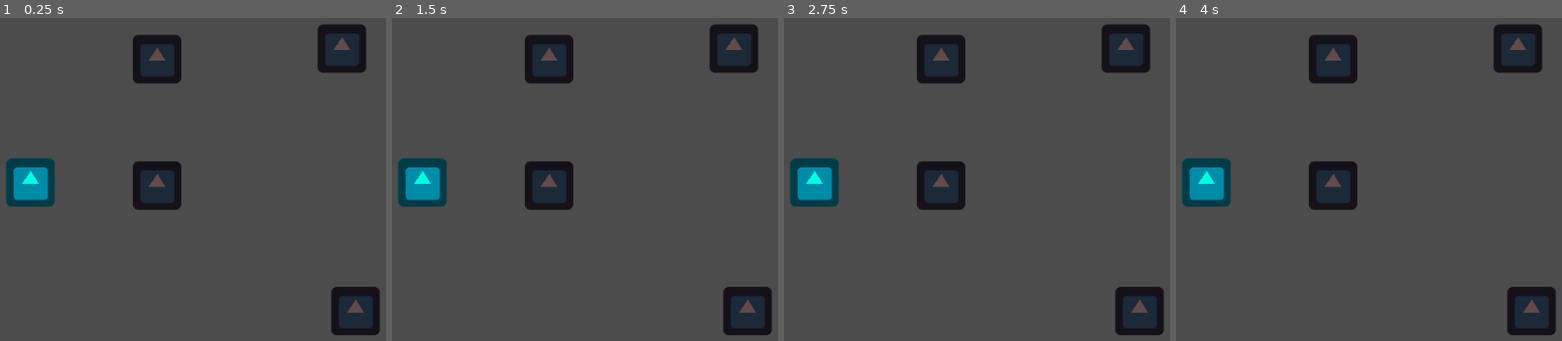
Above: before the commit, frames 1-4 (left to right).
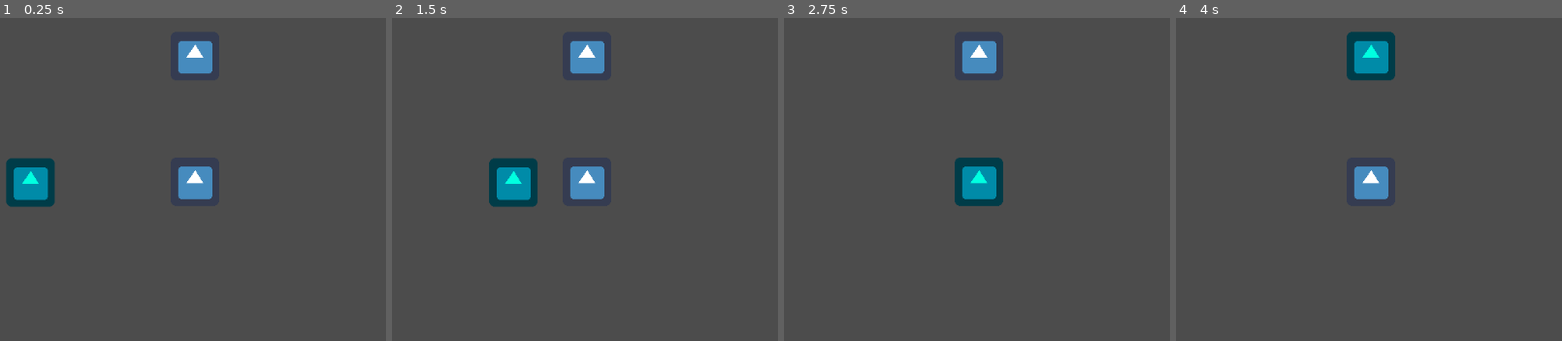
Above: after the commit, the same moments.

Repository: Triggered41/GoGodotJam
Game: Godot game, scene res://Node2D.tscn
Same seed, same stepped clock (60 frames per second), same inputs: the game is played once before the commit and once after it. The engine's default icon, where the game draws it, is replaced by a stand-in: a white triangle on a blue panel in a dark square.
Inputs:
- Up to frame 1 (0.25 s): no input
- Up to frame 2 (1.5 s): tap Enter at 0.5 s; hold Right (ui_right) 0.53-1.28 s; tap Space at 1.25 s; hold Down (ui_down) from 1.28 s (still down)
- Up to frame 3 (2.75 s): tap Enter at 2 s; release Down (ui_down) at 2.03 s; hold Right (ui_right) from 2.03 s (still down)
- Up to frame 4 (4 s): tap Space at 2.75 s; release Right (ui_right) at 2.78 s; hold Up (ui_up) 2.78-3.53 s; tap Enter at 3.5 s; hold Left (ui_left) from 3.53 s (still down)

The runs differ from the first frame. In frame 1, 8.8% of the frame differs, in the area x 34-99%, y 1-99%; in frame 2, 12%, in the area x 1-99%, y 1-99%; in frame 3, 11%; in frame 4, 11%.

Commit message:
Fixed Bugs, Player Can move if any junction nearby

Diff:
--- a/Node2D.tscn
+++ b/Node2D.tscn
@@ -7,18 +7,8 @@
 
 [node name="Player" parent="." instance=ExtResource( 1 )]
 
-[node name="WireNode" parent="." instance=ExtResource( 3 )]
-modulate = Color( 0.392157, 0.294118, 0.294118, 1 )
-position = Vector2( 508, 265 )
+[node name="RigidBody2D" parent="." instance=ExtResource( 3 )]
+position = Vector2( 558, 260 )
 
-[node name="WireNode2" parent="." instance=ExtResource( 3 )]
-modulate = Color( 0.392157, 0.294118, 0.294118, 1 )
-position = Vector2( 508, 98 )
-
-[node name="WireNode3" parent="." instance=ExtResource( 3 )]
-modulate = Color( 0.392157, 0.294118, 0.294118, 1 )
-position = Vector2( 752, 84 )
-
-[node name="WireNode4" parent="." instance=ExtResource( 3 )]
-modulate = Color( 0.392157, 0.294118, 0.294118, 1 )
-position = Vector2( 770, 431 )
+[node name="RigidBody2D2" parent="." instance=ExtResource( 3 )]
+position = Vector2( 558, 94 )
--- a/Player.gd
+++ b/Player.gd
@@ -7,6 +7,8 @@
 var movedir = Vector2.ZERO
 var available_dir = [false, false, false, false] #UP, DOWN, LEFT, RIGHT]
 
+func _ready():
+	yield(get_tree().create_timer(0.1),"timeout")
 
 func _physics_process(_delta):
 	check_junc()
@@ -14,21 +16,23 @@
 	position += movedir
 
 func input():
-	if movedir == Vector2.ZERO and check_junc():
-		if Input.is_action_just_released("ui_left") and available_dir[0]:
+	if movedir == Vector2.ZERO:
+		if Input.is_action_just_released("ui_up") and available_dir[0]:
+			movedir.y = -speed
+
+		if Input.is_action_just_released("ui_down") and available_dir[1]:
+			movedir.y = speed
+
+		if Input.is_action_just_released("ui_left") and available_dir[2]:
 			movedir.x = -speed
 
-		if Input.is_action_just_released("ui_right") and available_dir[1]:
+		if Input.is_action_just_released("ui_right") and available_dir[3]:
 			movedir.x = speed
 
-		if Input.is_action_just_released("ui_up") and available_dir[2]:
-			movedir.y = -speed
-
-		if Input.is_action_just_released("ui_down") and available_dir[3]:
-			movedir.y = speed
-
 func check_junc():
-	for i in rays.get_child_count():
+	for i in range(4):
 		var ray = rays.get_child(i)
 		if ray.is_colliding() and ray.get_collider().is_in_group("junction"):
 			available_dir[i] = true
+		else:
+			available_dir[i] = false
--- a/Player.tscn
+++ b/Player.tscn
@@ -19,25 +19,24 @@
 position = Vector2( 0.5, -0.5 )
 shape = SubResource( 1 )
 
-[node name="Junction_check" type="Node" parent="."]
+[node name="Junction_check" type="Node2D" parent="."]
 
-[node name="junc_check" type="RayCast2D" parent="Junction_check"]
-position = Vector2( 341, 262 )
+[node name="junc_checku" type="RayCast2D" parent="Junction_check"]
+position = Vector2( 0, -38 )
+enabled = true
+cast_to = Vector2( 0, -300 )
+
+[node name="junc_checkd" type="RayCast2D" parent="Junction_check"]
+position = Vector2( 0, 41 )
 enabled = true
 cast_to = Vector2( 0, 300 )
 
-[node name="junc_check2" type="RayCast2D" parent="Junction_check"]
-position = Vector2( 341, 261 )
+[node name="junc_checkL" type="RayCast2D" parent="Junction_check"]
+position = Vector2( -42, 0 )
+enabled = true
+cast_to = Vector2( -300, 0 )
+
+[node name="junc_checkR" type="RayCast2D" parent="Junction_check"]
+position = Vector2( 42, 0 )
 enabled = true
 cast_to = Vector2( 300, 0 )
-
-[node name="junc_check3" type="RayCast2D" parent="Junction_check"]
-position = Vector2( 341, 261 )
-enabled = true
-cast_to = Vector2( 0, -300 )
-
-[node name="junc_check4" type="RayCast2D" parent="Junction_check"]
-position = Vector2( 341, 261 )
-enabled = true
-exclude_parent = false
-cast_to = Vector2( -300, 0 )
--- a/Points.gd
+++ /dev/null
@@ -1,36 +0,0 @@
-extends Area2D
-
-class_name Point
-
-var player
-
-
-func player_to_pos():
-	if player:
-		player.position = lerp(player.position, position, 0.4)
-		var time = create_timer(0.2)
-		if time.is_stopped():
-			time.start()
-
-
-func create_timer(t):
-
-	var timer = Timer.new()
-	get_tree().root.add_child(timer)
-	timer.wait_time = t
-	timer.one_shot = true
-	timer.connect("timeout", self, "_on_Timer_timeout")
-	print("TimerCreated")
-	return timer
-
-
-func player_body_entered(body: KinematicBody2D):
-	if body.is_in_group("player"):
-		body.movedir = Vector2.ZERO
-		player = body
-
-
-
-func _on_Timer_timeout():
-	print("TimeOUt")
-	player = null
--- a/Points.tscn
+++ /dev/null
@@ -1,24 +0,0 @@
-[gd_scene load_steps=4 format=2]
-
-[ext_resource path="res://Points.gd" type="Script" id=1]
-[ext_resource path="res://icon.png" type="Texture" id=2]
-
-[sub_resource type="CircleShape2D" id=1]
-radius = 41.2311
-
-[node name="Points" type="Area2D"]
-script = ExtResource( 1 )
-
-[node name="CollisionShape2D" type="CollisionShape2D" parent="."]
-shape = SubResource( 1 )
-
-[node name="Icon" type="Sprite" parent="."]
-modulate = Color( 0, 0, 0, 1 )
-texture = ExtResource( 2 )
-
-[node name="Timer" type="Timer" parent="."]
-wait_time = 0.2
-one_shot = true
-
-[connection signal="body_entered" from="." to="." method="_on_Points_body_entered"]
-[connection signal="timeout" from="Timer" to="." method="_on_Timer_timeout"]
--- a/WireNode.gd
+++ b/WireNode.gd
@@ -1,9 +1,9 @@
-extends Point
+extends point
+
+func _physics_process(delta):
+	player_to_pos()
 
 
-func _ready():
-	connect("body_entered", self, "player_body_entered")
 
-
-func _physics_process(_delta):
-	player_to_pos()
+func _on_RigidBody2D_body_entered(body):
+	player = body
--- a/WireNode.tscn
+++ b/WireNode.tscn
@@ -4,9 +4,14 @@
 [ext_resource path="res://icon.png" type="Texture" id=2]
 
 [sub_resource type="RectangleShape2D" id=1]
-extents = Vector2( 31, 32 )
+extents = Vector2( 29, 30 )
 
-[node name="WireNode" type="Area2D" groups=["junction"]]
+[node name="RigidBody2D" type="RigidBody2D" groups=["junction"]]
+mode = 3
+mass = 0.01
+gravity_scale = 0.0
+contacts_reported = 1
+contact_monitor = true
 script = ExtResource( 1 )
 
 [node name="CollisionShape2D" type="CollisionShape2D" parent="."]
@@ -14,3 +19,5 @@
 
 [node name="Icon" type="Sprite" parent="."]
 texture = ExtResource( 2 )
+
+[connection signal="body_entered" from="." to="." method="_on_RigidBody2D_body_entered"]
--- /dev/null
+++ b/point.gd
@@ -0,0 +1,26 @@
+extends RigidBody2D
+
+class_name point
+
+var player
+var can_create = true
+
+func player_to_pos():
+	if player:
+		player.global_position = lerp(player.global_position, global_position, 0.6)
+		player.movedir = Vector2.ZERO
+		if can_create:
+			create_timer()
+			can_create = false
+func create_timer():
+	var timer = Timer.new()
+	get_tree().root.add_child(timer)
+	timer.wait_time = 0.3
+	timer.one_shot = true
+	timer.connect("timeout", self, "on_timeout")
+	timer.start()
+
+func on_timeout():
+	player = null
+	print("NP")
+	can_create = true
--- /dev/null
+++ b/point.tscn
@@ -0,0 +1,13 @@
+[gd_scene load_steps=2 format=2]
+
+[ext_resource path="res://point.gd" type="Script" id=1]
+
+[node name="point" type="RigidBody2D" groups=["junction"]]
+mode = 3
+mass = 0.01
+gravity_scale = 0.0
+contacts_reported = 1
+contact_monitor = true
+script = ExtResource( 1 )
+
+[connection signal="body_entered" from="." to="." method="_on_RigidBody2D_body_entered"]
--- a/project.godot
+++ b/project.godot
@@ -9,13 +9,13 @@
 config_version=4
 
 _global_script_classes=[ {
-"base": "Area2D",
-"class": "Point",
+"base": "RigidBody2D",
+"class": "point",
 "language": "GDScript",
-"path": "res://Points.gd"
+"path": "res://point.gd"
 } ]
 _global_script_class_icons={
-"Point": ""
+"point": ""
 }
 
 [application]
